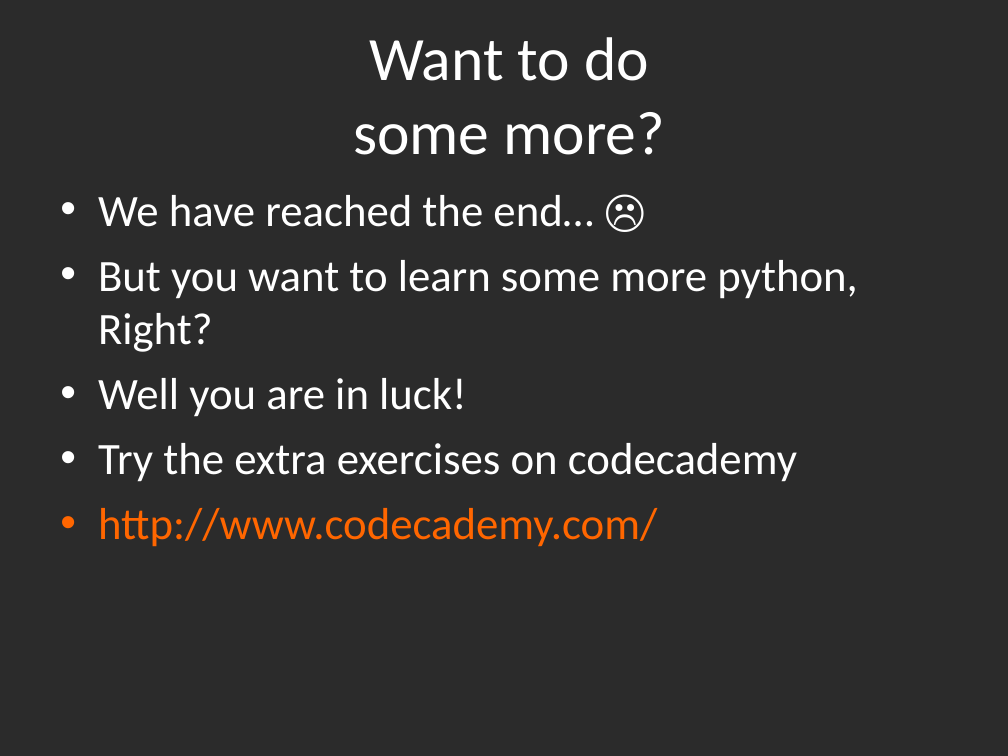
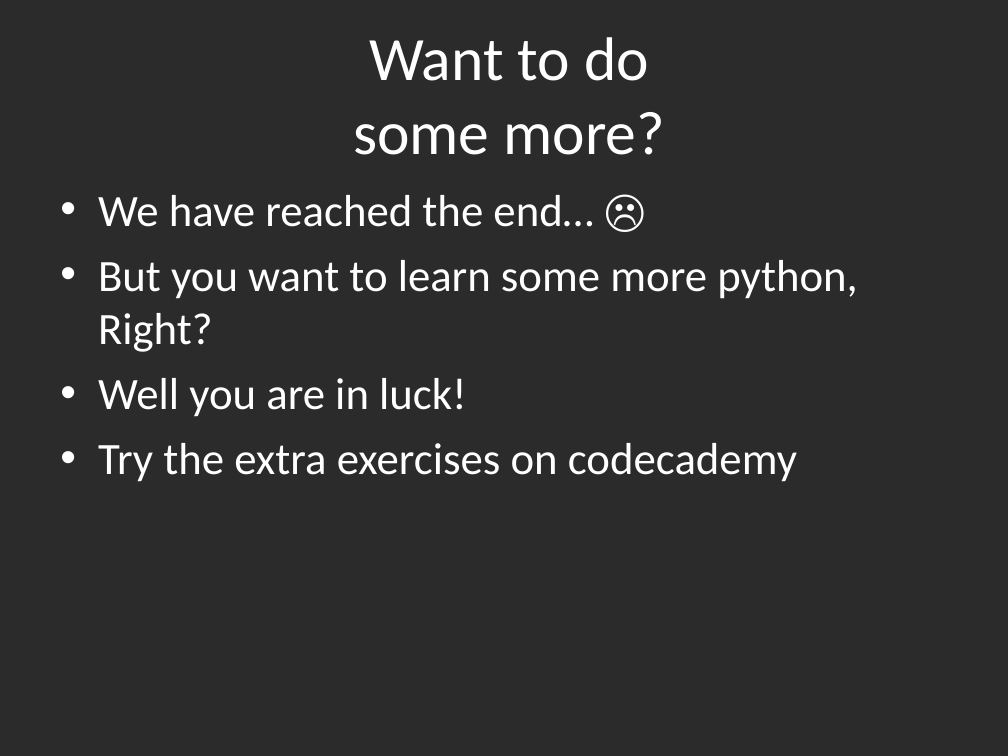
Before and after one commit to gbaman/RaspberryPi-Teaching-Materials, a slide deck: slide 41 of Powerpoints/Python 3.3.ppt. Drawn at 1008x756 pixels with LibreOffice and Linux fonts; fonts in the diff are those of the drawing; background and template pictures are left out; a plain dark background stands for a picture behind light text. Boxes give left, top, right and bottom in pixels: in the first picture for what was removed or moved away, otherwise in the second. Text is boxed around its words. In the diff, an @@ line names an element or a change of style, - is before the commit and + after.

```diff
--- a/Powerpoints/Python 3.3.ppt
+++ b/Powerpoints/Python 3.3.ppt
@@ text at (98,508,657,547): paragraph removed @@
-• http://www.codecademy.com/
```
Also in this commit, not shown: 1 other slide changed, 1 other file.
